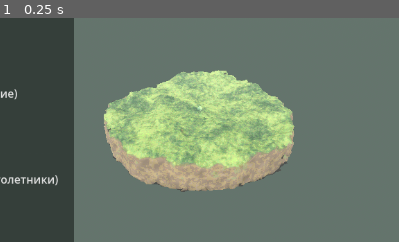
Above: before the commit, frame 1.
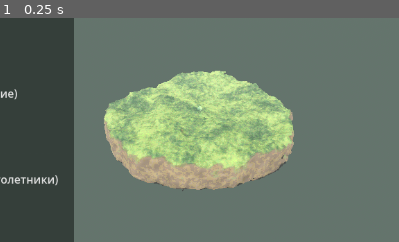
Above: after the commit, the same moment.

Repository: Vi223-TeaThreat/TeaTrap
Game: Godot game, scene res://Space.tscn
The game is run twice, just before and just after one commit, with the same random seed, the same clock (stepped at 60 frames per second) and the same inputs.
Inputs:
- Up to frame 1 (0.25 s): no input
The pictures show only the part of the screen within x 25-75%, y 30-80%; the shares and areas given below are measured in that part.

The runs differ from the first frame. In frame 1, 0.5% of the frame differs, in the area x 26-74%, y 23-78%.

Commit message:
Мягкий стык ограничений рельефа; плиты и здания пока скрыты
Острые гребни-плавники: рельеф собирался как МИНИМУМ трёх ограничений — верх
острова, край и дно. Минимум всегда даёт острое ребро там, где два
ограничения пересекаются. Заменён мягким минимумом, стык скругляется.

Серые треугольники, которые читались как провалы в земле, оказались плитами
скал: их подошвы считаются по многогранникам ячеек, а земля идёт по уровню
заполнения, и плиты ложились поперёк склона осколками. Здания и скалы скрыты
до переезда на новую поверхность — вместе с растениями.

Diff:
--- a/SpaceGrid.gd
+++ b/SpaceGrid.gd
@@ -564,11 +564,21 @@
 		var under: float = (height - s.y) / _spacing
 		var inside: float = (edge - Vector2(s.x, s.z).length()) / _spacing
 		var over: float = (s.y - bottom) / _spacing
-		fill[i] = clampf(0.5 + minf(minf(under, inside), over), 0.0, 1.0)
+		# Соединяем ограничения МЯГКИМ минимумом. Обычный минимум даёт острое
+		# ребро всюду, где два ограничения пересекаются: по кромке острова и
+		# по низу склонов вырастали тонкие гребни-плавники. Мягкий скругляет
+		# стык так же, как сложение мазков скругляет стык лепки.
+		fill[i] = clampf(0.5 + _smin(_smin(under, inside, 0.9), over, 0.9), 0.0, 1.0)
 		if fill[i] > SOLID_AT:
 			solid[i] = true
 	base_fill = fill.duplicate()
 	edits = {}
+
+
+# Мягкий минимум: там, где два ограничения близки, стык скругляется на `k`.
+static func _smin(a: float, b: float, k: float) -> float:
+	var h: float = clampf(0.5 + 0.5 * (b - a) / k, 0.0, 1.0)
+	return lerpf(b, a, h) - k * h * (1.0 - h)
 
 
 func fill_of(index: int) -> float:
--- a/SpaceMain.gd
+++ b/SpaceMain.gd
@@ -119,13 +119,10 @@
 	add_child(props)
 	props.setup(self)
 
-	buildings = SpaceBuildingsScript.new()
-	add_child(buildings)
-	buildings.setup(self)
-
-	rocks = SpaceRocksScript.new()
-	add_child(rocks)
-	rocks.setup(self)
+	# Здания и скальные плиты пока НЕ показываем. Их подошвы считаются по
+	# многогранникам ячеек, а земля теперь идёт по уровню заполнения — плиты
+	# ложились поперёк склона серыми осколками и читались как дыры в земле.
+	# Переезжают на новую поверхность вместе с растениями.
 
 	var args := OS.get_cmdline_user_args()
 	if "--selftest" in args:
